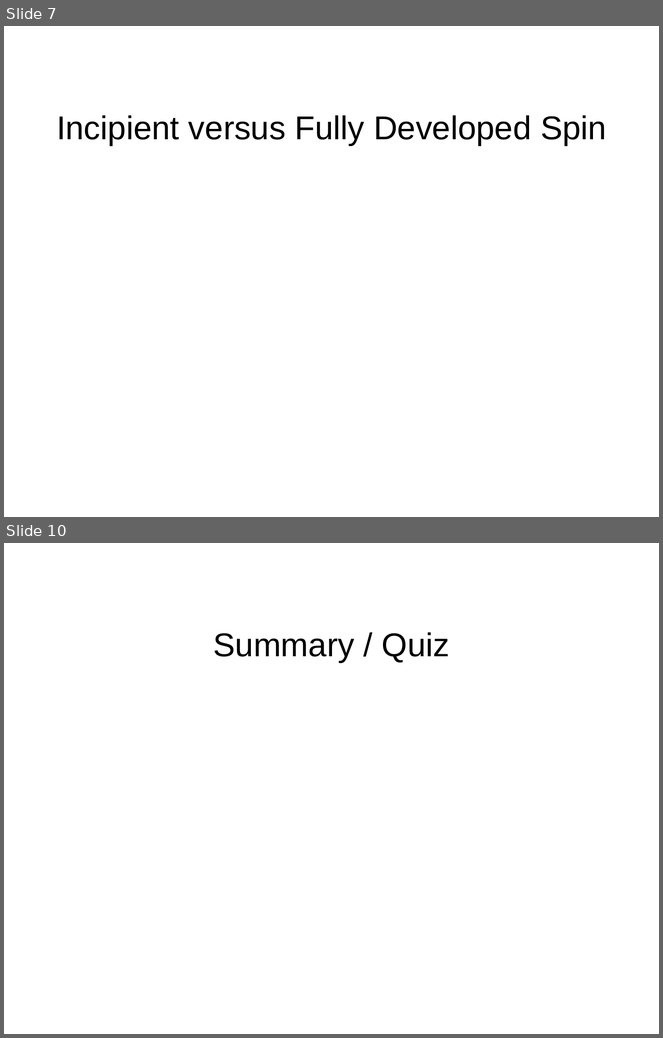
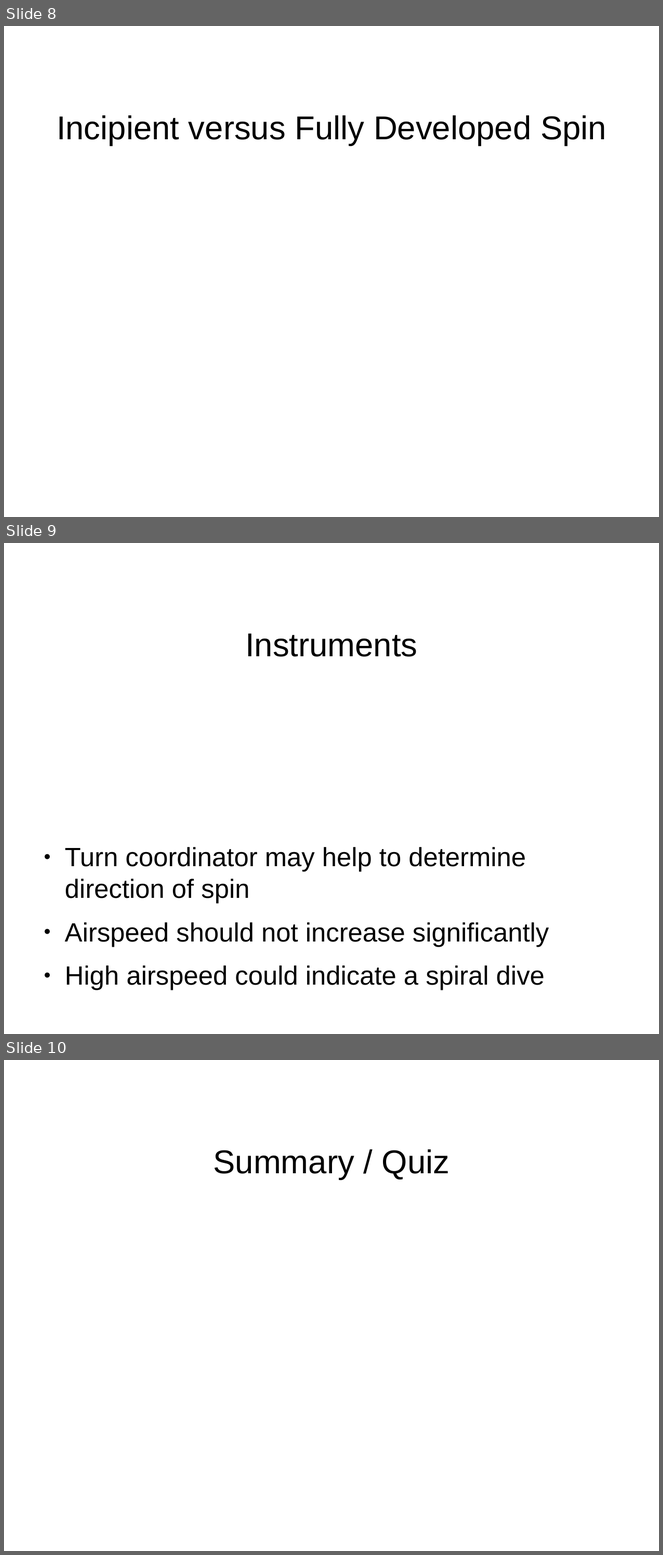
Before and after one commit to stephanheinemann/flight, a slide deck: FI/Spins/Spins.odp. Shown one above the other, each under a label of ours: slides 7 and 10 before the commit, slides 8, 9 and 10 after it; the slides between them are not shown. The pictures are 663x1038 and 663x1555 pixels, drawn with LibreOffice and Linux fonts; fonts in the diff are those of the drawing; background and template pictures are left out. Boxes give left, top, right and bottom in pixels: in the first picture for what was removed or moved away, otherwise in the second. Text is boxed around its words. In the diff, an @@ line names an element or a change of style, - is before the commit and + after.

```diff
--- a/FI/Spins/Spins.odp
+++ b/FI/Spins/Spins.odp
@@ slide 9 added at [4, 543, 659, 1034], background #FFFFFF @@
@@ title added at [245, 633, 417, 657], 40 pt, text #000000 @@
+Instruments
@@ text added at [65, 847, 549, 991], 32 pt, text #000000 @@
+● Turn coordinator may help to determine direction of spin
+● Airspeed should not increase significantly
+● High airspeed could indicate a spiral dive
@@ what was slide 7 is now slide 8 @@
```
Also in this commit, not shown: 2 slides changed, 1 slide removed.
